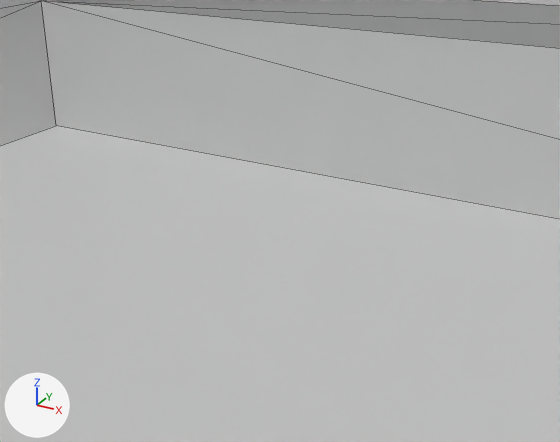
The glTF model assets/terrain_core/megaliths/a2_carved_stele/a2_carved_stele.gltf, before and after one commit.
Rendered twice from a 50 mm lens placed at (3.82, -7.51, 3.2), pointed at (-0.16, -0.26, -0.43). Lighting does not change. The marker at lower left points along +X, +Y and +Z. The picture after the commit comes second. Mesh edges are drawn as thin lines.

Script lines for the objects in view, before the commit:
```python
me_v2_tall_low_001 = bpy.data.meshes.new('V2_tall_low.001')
me_v2_tall_low_001.from_pydata(...)  # 1252 vertices, 2500 faces; spans x -19.0..19.0, y -15.0..16.0, z -6.0..190.0
ob_a2_carved_stele = bpy.data.objects.new('a2_carved_stele', me_v2_tall_low_001)
ob_a2_carved_stele.location = (0.0, 0.0, 0.0)
```
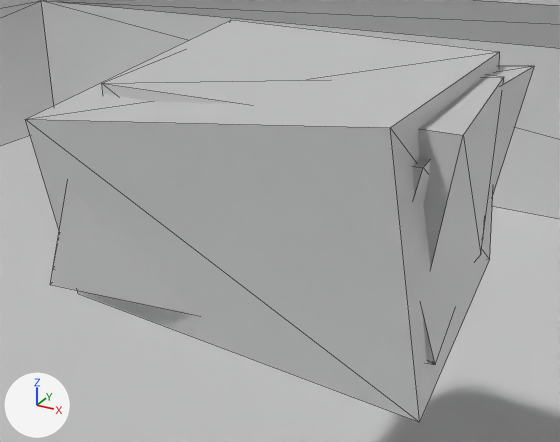
Patch to the scene script:
```diff
--- a/assets/terrain_core/megaliths/a2_carved_stele/a2_carved_stele.gltf.py
+++ b/assets/terrain_core/megaliths/a2_carved_stele/a2_carved_stele.gltf.py
@@ me_a2_debris_3 @@
+me_a2_debris_3.from_pydata([(-2.09, -1.65, -1.22), (-2.07, -2.11, 1.0), (-1.63, 2.18, -1.07), (-2.02, 1.73, 1.44), (2.19, -1.93, -1.26), (1.76, -1.96, 1.43), (1.83, 1.84, -1.37), (1.71, 1.61, 1.39)], [], [(0, 1, 3), (0, 3, 2), (2, 3, 7), (2, 7, 6), (6, 7, 5), (6, 5, 4), (4, 5, 1), (4, 1, 0), (2, 6, 4), (2, 4, 0), (7, 3, 1), (7, 1, 5)])
@@ me_a2_debris_2 @@
+me_a2_debris_2.from_pydata([(-2.08, -2.07, -0.9), (-1.56, -1.96, 0.85), (-1.81, 2.19, -1.27), (-1.59, 1.55, 0.91), (2.16, -1.51, -0.91), (1.59, -1.59, 1.08), (1.65, 1.81, -1.19), (2.08, 1.81, 1.22)], [], [(0, 1, 3), (0, 3, 2), (2, 3, 7), (2, 7, 6), (6, 7, 5), (6, 5, 4), (4, 5, 1), (4, 1, 0), (2, 6, 4), (2, 4, 0), (7, 3, 1), (7, 1, 5)])
@@ me_a2_debris_1 @@
+me_a2_debris_1.from_pydata([(-1.64, -1.28, -1.24), (-1.81, -1.23, 1.21), (-1.53, 1.19, -1.24), (-1.92, 1.36, 1.31), (1.8, -1.04, -0.94), (2.15, -1.27, 1.24), (1.85, 1.17, -1.0), (1.92, 1.0, 1.24)], [], [(0, 1, 3), (0, 3, 2), (2, 3, 7), (2, 7, 6), (6, 7, 5), (6, 5, 4), (4, 5, 1), (4, 1, 0), (2, 6, 4), (2, 4, 0), (7, 3, 1), (7, 1, 5)])
@@ me_a2_debris_0 @@
+me_a2_debris_0.from_pydata([(-2.27, -1.82, -0.87), (-2.03, -1.36, 0.76), (-1.73, 1.67, -0.75), (-2.28, 1.26, 0.75), (1.57, -1.72, -0.83), (1.88, -1.43, 0.95), (1.82, 1.35, -0.86), (1.74, 1.29, 1.04)], [], [(0, 1, 3), (0, 3, 2), (2, 3, 7), (2, 7, 6), (6, 7, 5), (6, 5, 4), (4, 5, 1), (4, 1, 0), (2, 6, 4), (2, 4, 0), (7, 3, 1), (7, 1, 5)])
@@ ob_a2_carved_stele_debris_3 @@
+ob_a2_carved_stele_debris_3 = bpy.data.objects.new('a2_carved_stele_debris_3', me_a2_debris_3)
+ob_a2_carved_stele_debris_3.location = (0.0, 0.0, 0.0)
@@ ob_a2_carved_stele_debris_2 @@
+ob_a2_carved_stele_debris_2 = bpy.data.objects.new('a2_carved_stele_debris_2', me_a2_debris_2)
+ob_a2_carved_stele_debris_2.location = (0.0, 0.0, 0.0)
@@ ob_a2_carved_stele_debris_1 @@
+ob_a2_carved_stele_debris_1 = bpy.data.objects.new('a2_carved_stele_debris_1', me_a2_debris_1)
+ob_a2_carved_stele_debris_1.location = (0.0, 0.0, 0.0)
@@ ob_a2_carved_stele_debris_0 @@
+ob_a2_carved_stele_debris_0 = bpy.data.objects.new('a2_carved_stele_debris_0', me_a2_debris_0)
+ob_a2_carved_stele_debris_0.location = (0.0, 0.0, 0.0)
```

Where the change shows, as pixel boxes (x1, y1, x2, y2) in the pictures (560 x 442 px):
'a2_carved_stele_debris_3', added
    after: (25, 20, 500, 422)
'a2_carved_stele_debris_1', added
    after: (102, 52, 504, 269)
'a2_carved_stele_debris_2', added
    after: (50, 66, 535, 365)
'a2_carved_stele_debris_0', added
    after: (413, 159, 484, 236)
